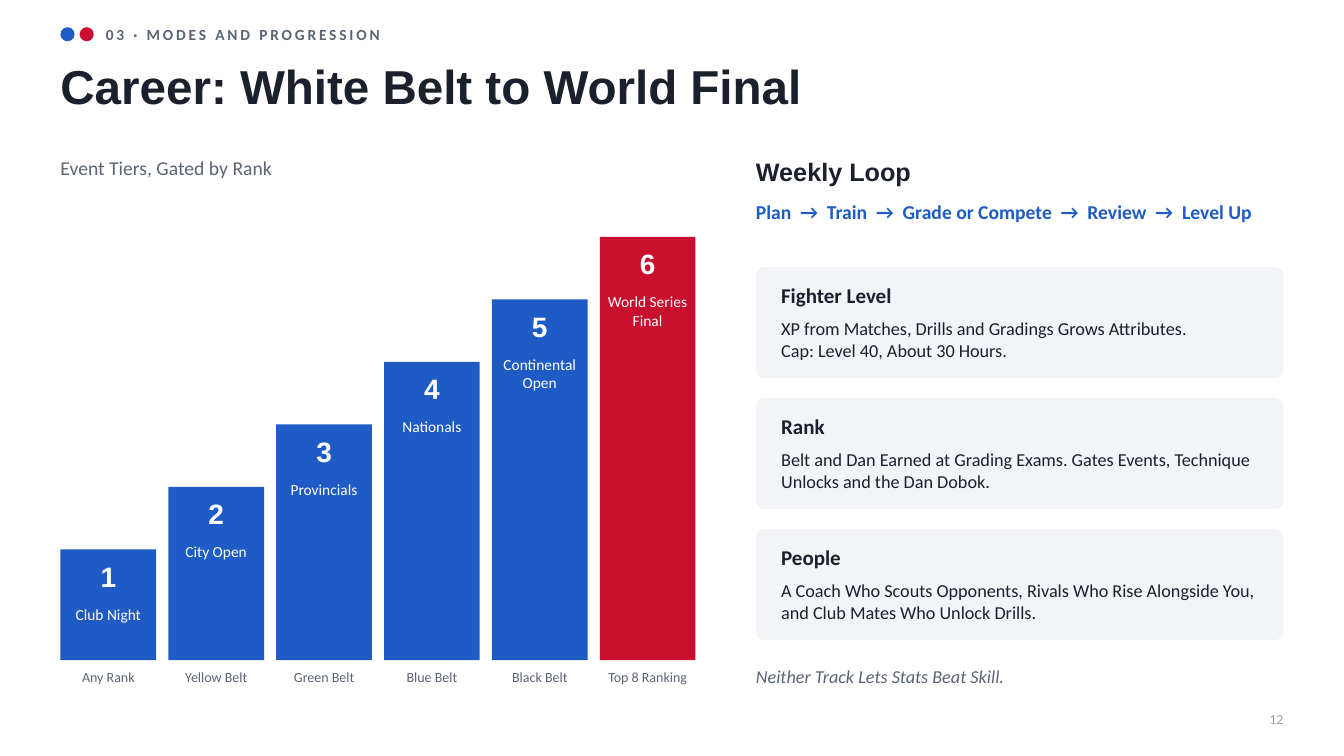
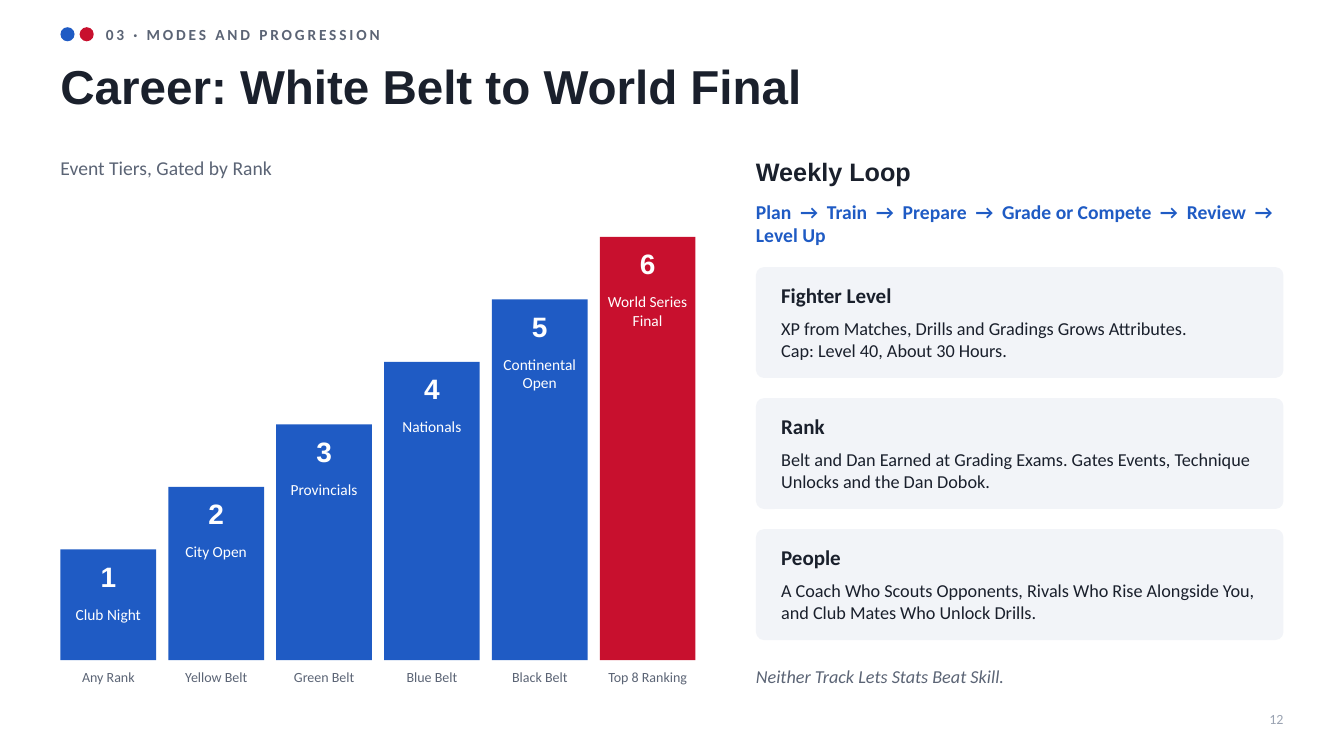
Before and after one commit to JosephDriedger/Open-Stance-Gyeorugi, a slide deck: slide 12 of Docs/GDD_D1P_OpenStance.pptx. Drawn at 1344x756 pixels with LibreOffice and Linux fonts; fonts in the diff are those of the drawing. Boxes give left, top, right and bottom in pixels: in the first picture for what was removed or moved away, otherwise in the second. Text is boxed around its words. In the diff, an @@ line names an element or a change of style, - is before the commit and + after.

```diff
--- a/Docs/GDD_D1P_OpenStance.pptx
+++ b/Docs/GDD_D1P_OpenStance.pptx
@@ text at [756, 205, 1246, 245]: text changed @@
-Plan → Train → Grade or Compete → Review → Level Up
+Plan → Train → Prepare → Grade or Compete → Review → Level Up
```
Also in this commit, not shown: 2 other slides changed, 7 other files.
